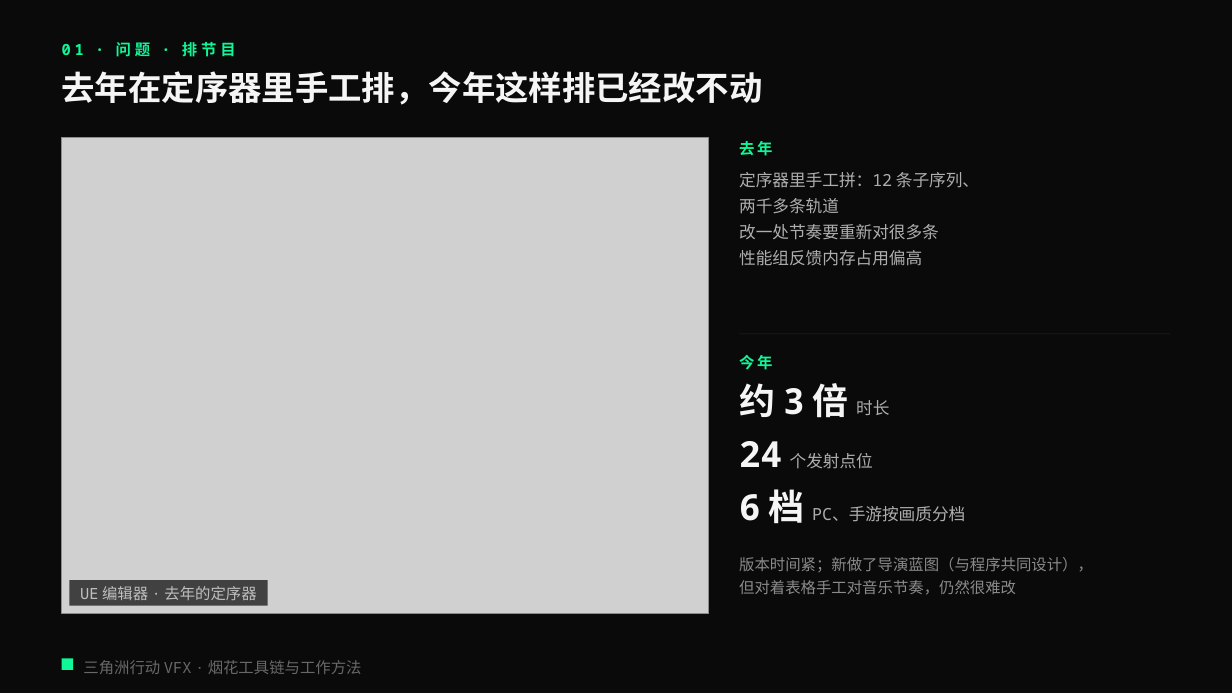
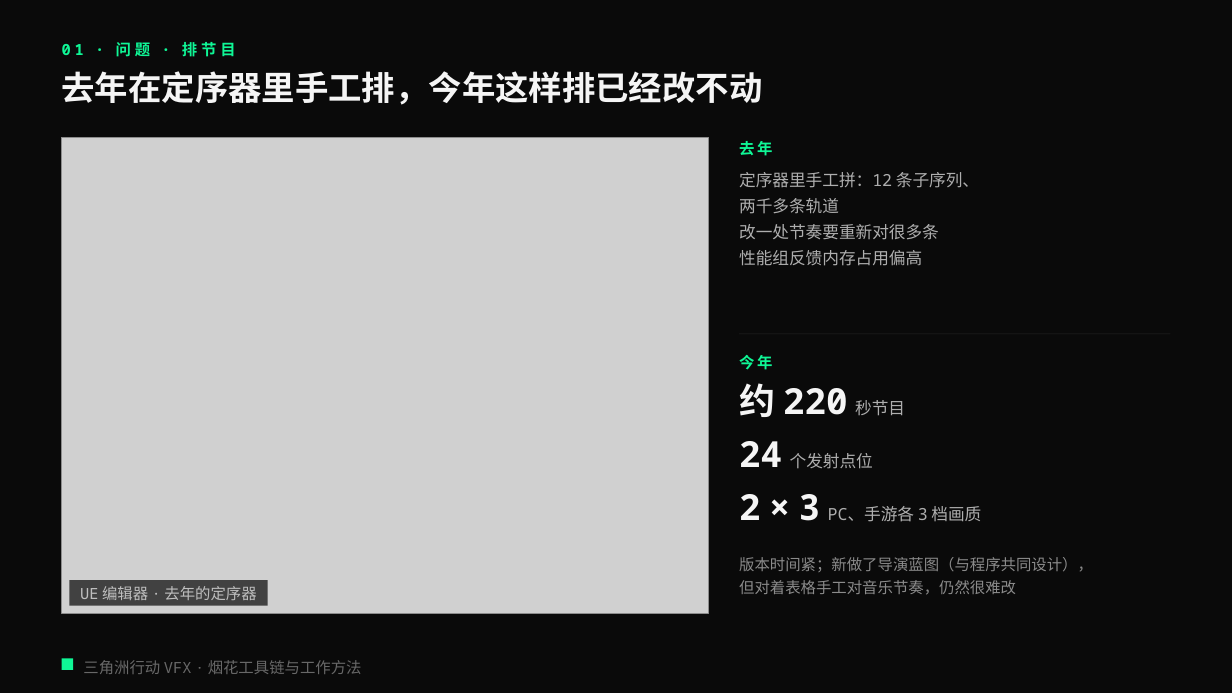
Before and after one commit to loccmaiii-lang/FireWorksLab, a slide deck: slide 5 of 协作/提示词/分享PPT交接_2026-10-29/第三版交付/烟花秀AI全流程_第三版.pptx. Drawn at 1232x693 pixels with LibreOffice and Linux fonts; fonts in the diff are those of the drawing; grey boxes stand for pictures. Boxes give left, top, right and bottom in pixels: in the first picture for what was removed or moved away, otherwise in the second. Text is boxed around its words. In the diff, an @@ line names an element or a change of style, - is before the commit and + after.

```diff
--- a/协作/提示词/分享PPT交接_2026-10-29/第三版交付/烟花秀AI全流程_第三版.pptx
+++ b/协作/提示词/分享PPT交接_2026-10-29/第三版交付/烟花秀AI全流程_第三版.pptx
@@ text at box(739, 383, 905, 417): text changed @@
-约 3 倍 时长
+约 220 秒节目
@@ text at box(739, 494, 981, 522): text changed @@
-6 档 PC、手游按画质分档
+2 × 3 PC、手游各 3 档画质
```
Also in this commit, not shown: 22 other slides changed, 14 other files.
